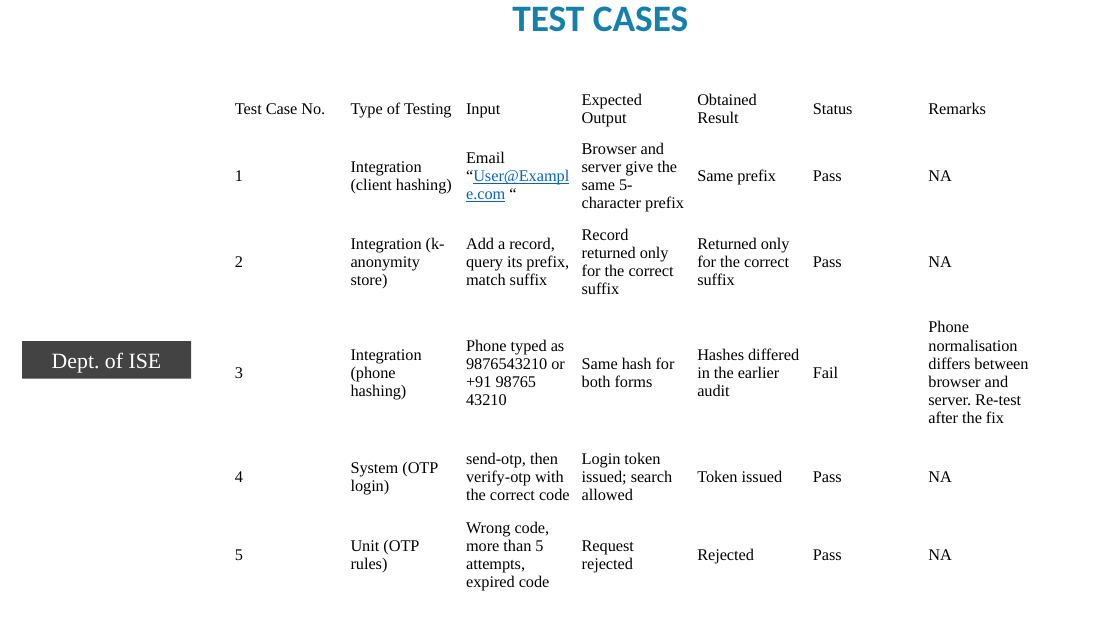
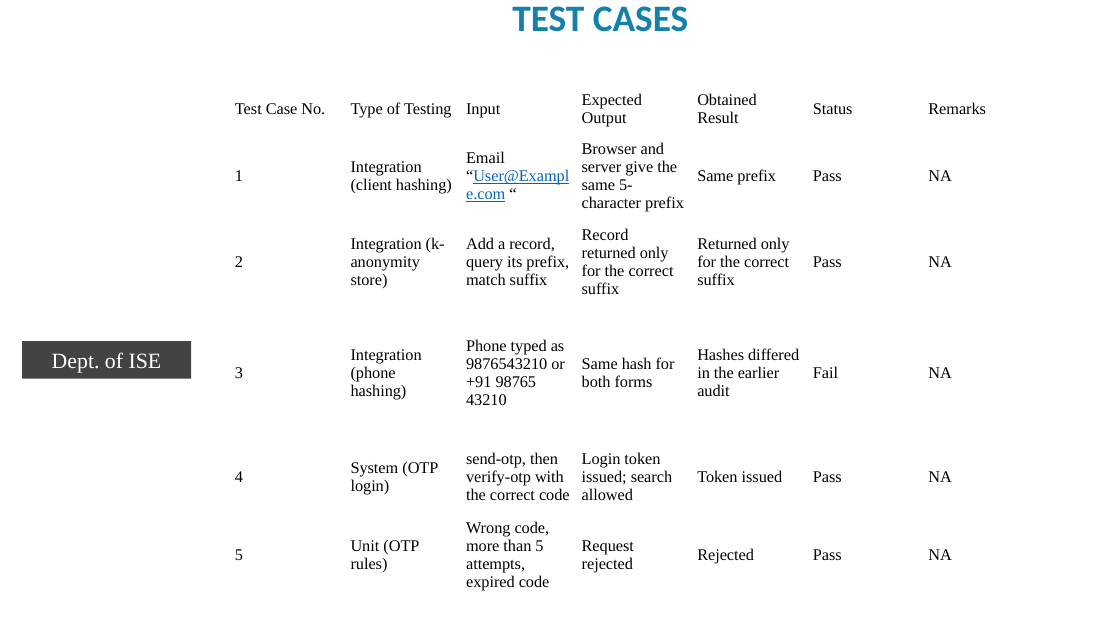
Before and after one commit to premkumarteli/OSINT-BreachShield, a slide deck: slide 13 of docs/breachShield_phase2ppt.pptx. Drawn at 1120x630 pixels with LibreOffice and Linux fonts; fonts in the diff are those of the drawing; background and template pictures are left out. Boxes give left, top, right and bottom in pixels: in the first picture for what was removed or moved away, otherwise in the second. Text is boxed around its words. In the diff, an @@ line names an element or a change of style, - is before the commit and + after.

```diff
--- a/docs/breachShield_phase2ppt.pptx
+++ b/docs/breachShield_phase2ppt.pptx
@@ table at bbox=[228, 87, 1036, 610] @@
-row 4, column 7: Phone normalisation differs between browser and server. Re-test after the fix
+row 4, column 7: NA
```
Also in this commit, not shown: 14 other slides changed, 1 slide removed, 2 other files.
